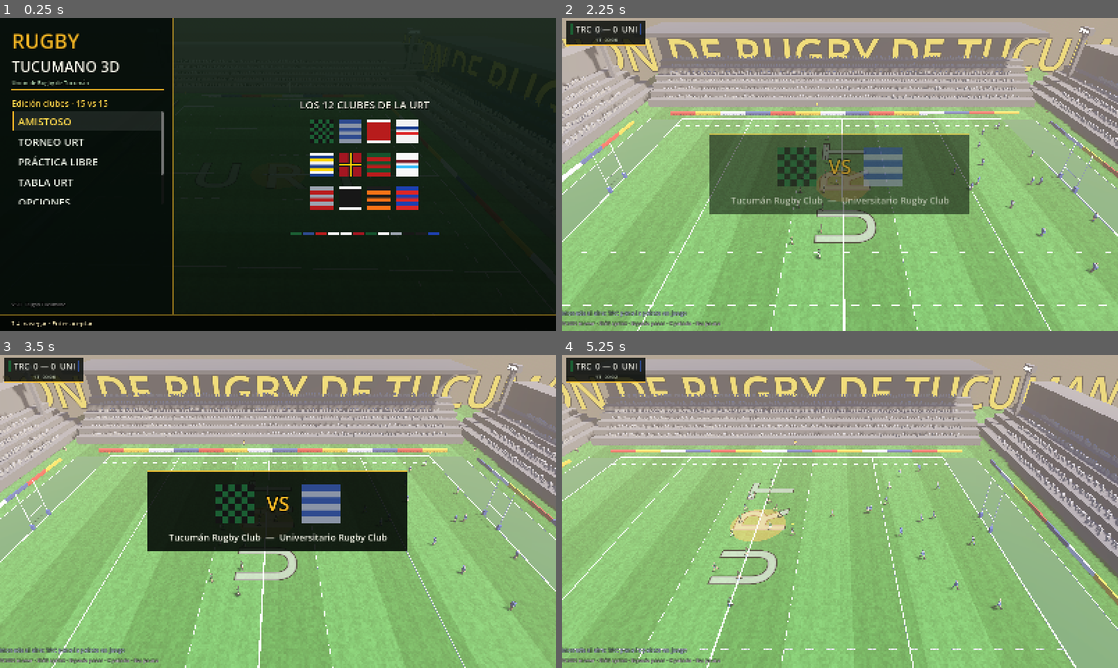
Above: before the commit, frames 1-4 (two rows, left to right).
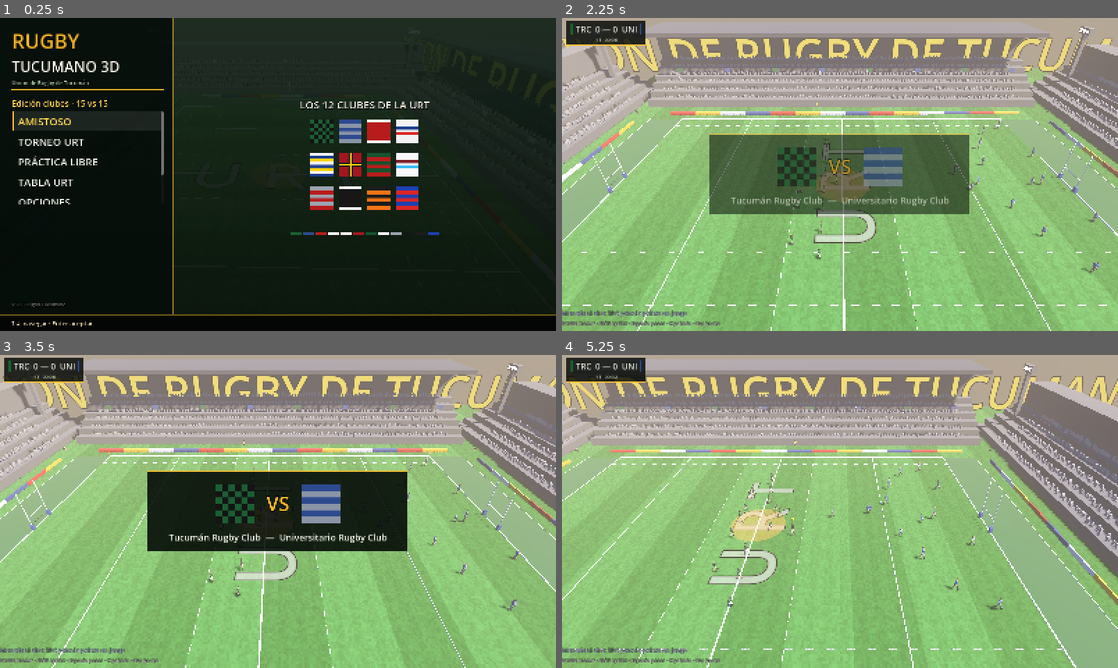
Above: after the commit, the same moments.

Repository: ezealiprandi/rugby-3d
Game: Godot game, scene res://scenes/main.tscn
The game is run twice, just before and just after one commit, with the same random seed, the same clock (stepped at 60 frames per second) and the same inputs.
Inputs (mouse positions are in pixels of both pictures, inside the frame that each line leads up to):
- Up to frame 1 (0.25 s): no input
- Up to frame 2 (2.25 s): click "AMISTOSO" at 0.5 s; click "Tucumán Rugby Club (Yerba Bue…" at 1.25 s; click "Universitario Rugby Club (S.M…" at 2 s
- Up to frame 3 (3.5 s): tap Enter (confirm) at 2.75 s; move the mouse to (400, 495) at 2.77 s; hold D (move_right) from 2.78 s (still down); tap V (bomb) at 2.85 s
- Up to frame 4 (5.25 s): move the mouse to (728, 527) at 3.52 s; release D (move_right) at 3.53 s; hold S (move_down) 3.53-4.28 s; tap Enter (confirm) at 3.6 s; move the mouse to (895, 442) at 4.27 s; hold D (move_right) 4.28-5.03 s; tap Z (crosskick) at 4.35 s; move the mouse to (812, 574) at 5.02 s; hold W (move_up) from 5.03 s (still down); tap G (dropgoal) at 5.1 s

The runs differ from the first frame. In frame 2, 0.3% of the frame differs, in the area x 20-97%, y 16-81%; in frame 3, 0.2%; in frame 4, 0.5%, in the area x 9-91%, y 16-82%.

Commit message:
M8: variedad física de jugadores y banderas de club
- Pelo (5 tonos), barba y pelados determinísticos por casaca;
  variedad de altura, forwards más altos
- 14 banderas en lo alto de las gradas que se tiñen con los
  colores de los dos clubes del partido

Generated with [Devin](https://devin.ai)

Co-Authored-By: Devin <158243242+devin-ai-integration[bot]@users.noreply.github.com>

Diff:
--- a/scripts/field.gd
+++ b/scripts/field.gd
@@ -15,6 +15,7 @@
 var crowd_mm: MultiMesh = null       # hinchada (para teñir de colores del club)
 var crowd_palette: Array = []
 var crowd_pos: Array[Vector3] = []   # posiciones base para la ola
+var flag_mats: Array = []            # banderas (se tiñen por partido)
 var wave_t := 0.0
 var wave_amp := 0.0                  # sube a 1.0 en un try
 
@@ -40,6 +41,7 @@
 	_build_surroundings()
 	_build_floodlights()
 	_build_crowd()
+	_build_flags()
 	_build_photographers()
 
 
@@ -532,6 +534,44 @@
 		mm.set_instance_color(i, palette[rng.randi() % palette.size()])
 
 
+# banderas en lo alto de las gradas; se tiñen con los clubes del partido
+func _build_flags() -> void:
+	var spots: Array[Vector3] = []
+	for i in 8:   # tribuna principal (+X), lo alto
+		spots.append(Vector3(44.5, 11.5, -52.0 + i * 15.0))
+	for s in [-1.0, 1.0]:   # fondos
+		for i in 3:
+			spots.append(Vector3(-30.0 + i * 30.0, 9.6, s * 81.0))
+	for pos in spots:
+		var pole := MeshInstance3D.new()
+		var pm := CylinderMesh.new()
+		pm.top_radius = 0.03
+		pm.bottom_radius = 0.03
+		pm.height = 2.6
+		pole.mesh = pm
+		pole.position = pos
+		pole.material_override = _mat(Color(0.75, 0.75, 0.78))
+		add_child(pole)
+		var fm := StandardMaterial3D.new()
+		fm.albedo_color = Color(0.85, 0.85, 0.85)
+		fm.roughness = 0.8
+		fm.cull_mode = BaseMaterial3D.CULL_DISABLED
+		flag_mats.append(fm)
+		var flag := MeshInstance3D.new()
+		var q := QuadMesh.new()
+		q.size = Vector2(1.7, 1.05)
+		flag.mesh = q
+		flag.material_override = fm
+		# cuelga del asta hacia la cancha
+		if absf(pos.x) > 40.0:
+			flag.rotation.y = -PI / 2.0
+			flag.position = pos + Vector3(0.0, 0.9, 0.9)
+		else:
+			flag.rotation.y = PI if pos.z < 0.0 else 0.0
+			flag.position = pos + Vector3(0.9, 0.9, 0.0)
+		add_child(flag)
+
+
 # ola permanente sutil; crowd_surge() la dispara en los tries
 func _process(delta: float) -> void:
 	if crowd_mm == null or crowd_pos.is_empty():
@@ -553,6 +593,8 @@
 
 # Tiñe parte de la hinchada con los colores de los clubes que juegan.
 func tint_crowd(home_c: Color, away_c: Color) -> void:
+	for i in flag_mats.size():
+		flag_mats[i].albedo_color = home_c if i % 2 == 0 else away_c
 	if crowd_mm == null:
 		return
 	var rng := RandomNumberGenerator.new()
--- a/scripts/player.gd
+++ b/scripts/player.gd
@@ -145,6 +145,22 @@
 			arm_r = arm
 
 	_capsule(visual, 0.14, 0.3, 1.88, skin_mat)
+
+	# variedad física: altura, pelo y barba (determinístico por casaca)
+	var hvar := 0.94 + fmod(float(index * 5 + team * 2), 12.0) / 100.0 * 6.0
+	if is_forward():
+		hvar += 0.04
+	visual.scale.y = hvar
+	var hair_cols := [Color(0.08, 0.06, 0.05), Color(0.2, 0.12, 0.06),
+		Color(0.38, 0.24, 0.1), Color(0.7, 0.55, 0.25), Color(0.5, 0.2, 0.08)]
+	var hair_c: Color = hair_cols[(index + team) % 5]
+	var hair_sel := (index * 3 + team) % 10
+	if hair_sel < 8 and index >= 3:      # ~20% pelados; 1ra línea usa casco
+		_box(visual, Vector3(0.24, 0.1, 0.25), Vector3(0, 1.99, -0.02),
+			_mat(hair_c))
+	if hair_sel >= 6 and index >= 3:     # barba en algunos
+		_box(visual, Vector3(0.15, 0.07, 0.06), Vector3(0, 1.79, 0.11),
+			_mat(hair_c))
 
 	# casco de scrum en la primera línea
 	if index < 3:
